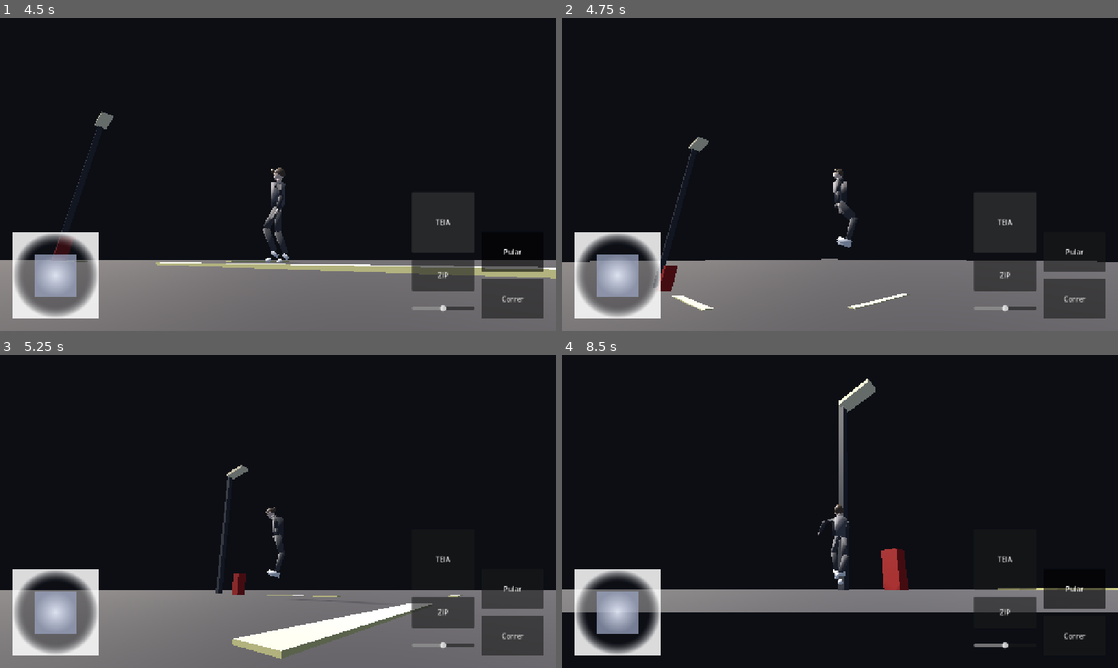
Above: before the commit, frames 1-4 (two rows, left to right).
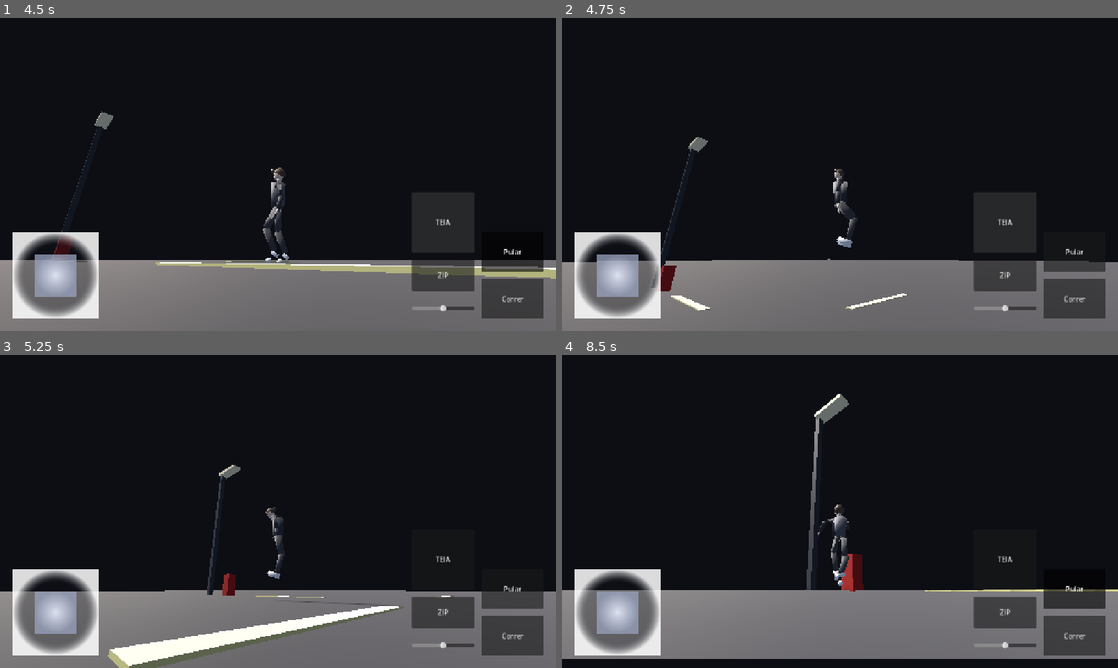
Above: after the commit, the same moments.

Repository: Souzzaaxzy/SpiderMan
Game: Godot game, scene res://scenes/boot/main.tscn
Same seed, same stepped clock (60 frames per second), same inputs: the game is played once before the commit and once after it.
Inputs (mouse positions are in pixels of both pictures, inside the frame that each line leads up to):
- Up to frame 1 (4.5 s): tap Enter at 0.5 s; drag from (417, 174) to (333, 105) at 0.52 s; click "Pular" at 1.25 s; drag from (55, 274) to (250, 237) at 2.02 s; move the mouse to (333, 105) at 2.77 s; hold D (move_right) 2.78-3.5 s; tap R (web_reel_in) at 2.85 s; drag from (250, 237) to (111, 127) at 3.52 s; move the mouse to (444, 221) at 4.27 s; hold A (move_left) from 4.28 s (still down); tap Q (web_release) at 4.35 s
- Up to frame 2 (4.75 s): keep holding A (move_left); tap Space (jump) at 4.52 s
- Up to frame 3 (5.25 s): release A (move_left) at 5 s; drag from (111, 464) to (194, 433) at 5.02 s
- Up to frame 4 (8.5 s): move the mouse to (867, 511) at 5.77 s; hold S (move_back) 5.78-6.5 s; hold Shift (run) 5.78-6.5 s; click (867, 511) at 5.92 s; drag from (756, 433) to (728, 527) at 6.52 s; move the mouse to (962, 495) at 7.27 s; hold W (move_forward) 7.28-8 s; tap R (web_reel_in) at 7.35 s; tap Space (jump) at 7.52 s; drag from (728, 527) to (812, 574) at 8.02 s

Frame 1 is identical in both runs. In frame 2, 0.3% of the frame differs, in the area x 5-97%, y 38-94%; in frame 3, 5.0%; in frame 4, 16%, in the area x 0-100%, y 7-98%.

Commit message:
fix(player): pulo nao "voa" mais — teto de velocidade no ar
O jogador pulava e ganhava velocidade no ar, atravessando 11,6 m num pulo
correndo. Agora o teto e a velocidade de saida do chao (com folga de 25%), entao
o pulo segue o impulso em vez de ganhar distancia nova. Durante o balanco o teto
fica desligado, para nao matar o ganho de velocidade da teia.

Medido: pulo correndo de 11,6 m para 6,3 m.

Testes: 53 + 94 + 53 = 200, 0 falhas.

Co-authored-by: openhands <openhands@all-hands.dev>

Diff:
--- a/src/player/player_controller.gd
+++ b/src/player/player_controller.gd
@@ -37,7 +37,7 @@
 
 @export_group("Controle aéreo")
 ## Quanto o jogador consegue mudar de direção no ar. Baixo preserva o impulso.
-@export var air_control: float = 0.35
+@export var air_control: float = 0.30
 ## Amortecimento horizontal no ar, por segundo. 0 = nenhum.
 @export var air_drag: float = 0.15
 ## Amortecimento horizontal extra no ar, por segundo. Um valor maior faz o pulo
@@ -91,6 +91,9 @@
 var _wall_query: PhysicsRayQueryParameters3D
 ## Última direção desejada, usada pelo pulo duplo e pela escalada.
 var _last_direction: Vector3 = Vector3.ZERO
+## Teto de velocidade horizontal no ar, medido ao sair do chao. -1 = sem teto
+## (durante o balanco, por exemplo, o jogador deve poder acelerar).
+var _air_speed_cap: float = -1.0
 
 @onready var _visual: Node3D = get_node_or_null(visual_path)
 @onready var _camera_rig: Node3D = get_node_or_null(camera_rig_path)
@@ -211,16 +214,21 @@
 	var desired := direction * target_speed
 
 	if grounded:
+		_air_speed_cap = -1.0
 		var rate := acceleration if direction != Vector3.ZERO else deceleration
 		horizontal = horizontal.move_toward(desired, rate * delta)
 	else:
 		# No ar o controle e parcial: o jogador ajusta a trajetoria sem apagar o
 		# impulso que ja tem. E o que preserva a inercia depois de soltar a teia.
-		# NAO ha teto duro de velocidade: um teto mataria o impulso do balanco ao
-		# soltar a teia. O que limita o pulo e o amortecimento, abaixo.
+		# NAO ha teto duro de velocidade — um teto mataria o impulso do balanco ao
+		# soltar a teia. O que impede o pulo de "voar" e o limite de controle:
+		# no ar o jogador nao acelera alem do que ja tinha ao sair do chao (com
+		# folga), entao um pulo segue o impulso em vez de ganhar distancia nova.
 		horizontal += desired * air_control * acceleration * delta
 		horizontal = horizontal.move_toward(Vector3.ZERO,
 				(air_drag + air_brake) * horizontal.length() * delta)
+		if _air_speed_cap > 0.0 and horizontal.length() > _air_speed_cap:
+			horizontal = horizontal.normalized() * _air_speed_cap
 	velocity.x = horizontal.x
 	velocity.z = horizontal.z
 
@@ -230,6 +238,9 @@
 		velocity.y = -0.1
 	elif not is_on_floor():
 		velocity.y -= gravity * delta
+		# Guarda o teto ao sair do chão: no ar o jogador não ganha velocidade nova.
+		if _air_speed_cap < 0.0 and not swing_active:
+			_air_speed_cap = maxf(current_speed() * 1.25, walk_speed)
 
 
 ## Pulo no chão (restaura os pulos extras) e pulo duplo no ar.
